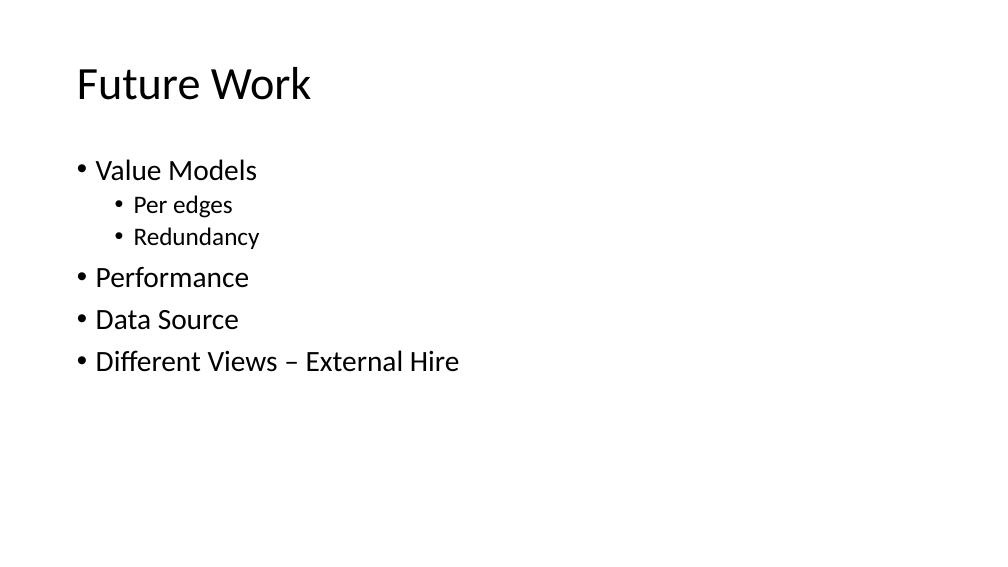
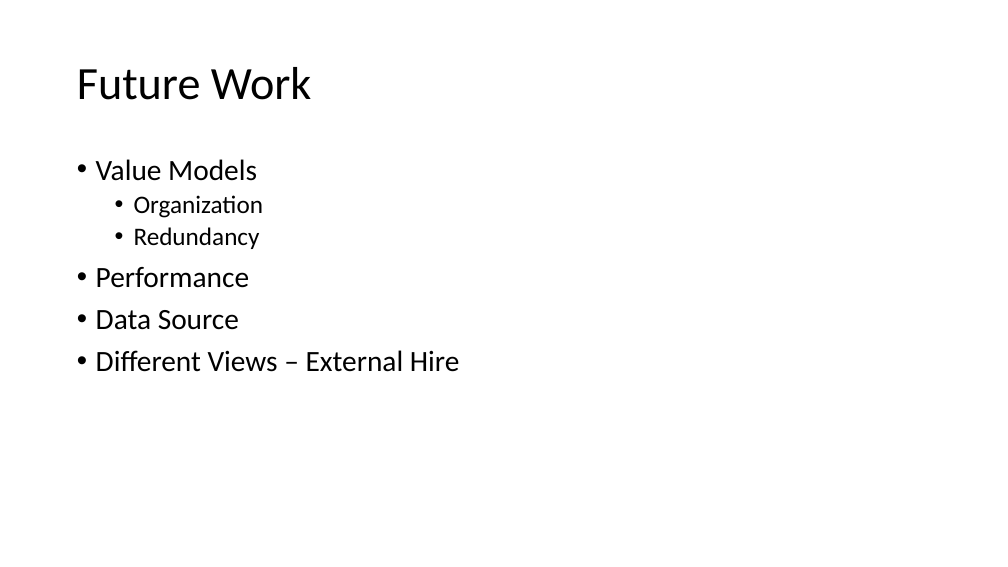
Before and after one commit to robbarwell123/COMP5209, a slide deck: slide 8 of Presentation/DSOCPresentation.pptx (slide 7 before the commit). Drawn at 1008x567 pixels with LibreOffice and Linux fonts; fonts in the diff are those of the drawing. Boxes give left, top, right and bottom in pixels: in the first picture for what was removed or moved away, otherwise in the second. Text is boxed around its words. In the diff, an @@ line names an element or a change of style, - is before the commit and + after.

```diff
--- a/Presentation/DSOCPresentation.pptx
+++ b/Presentation/DSOCPresentation.pptx
@@ text at [134, 195, 263, 218]: text changed @@
-  • Per edges
+  • Organization
```
Also in this commit, not shown: 3 other slides changed, 1 slide added.
